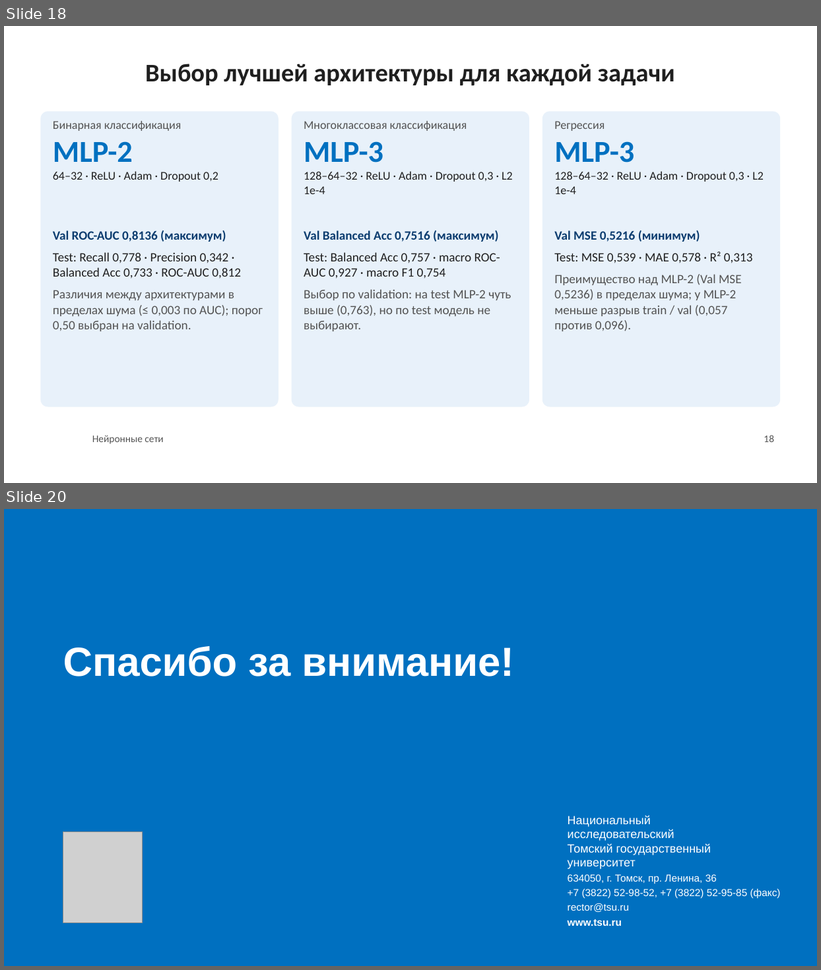
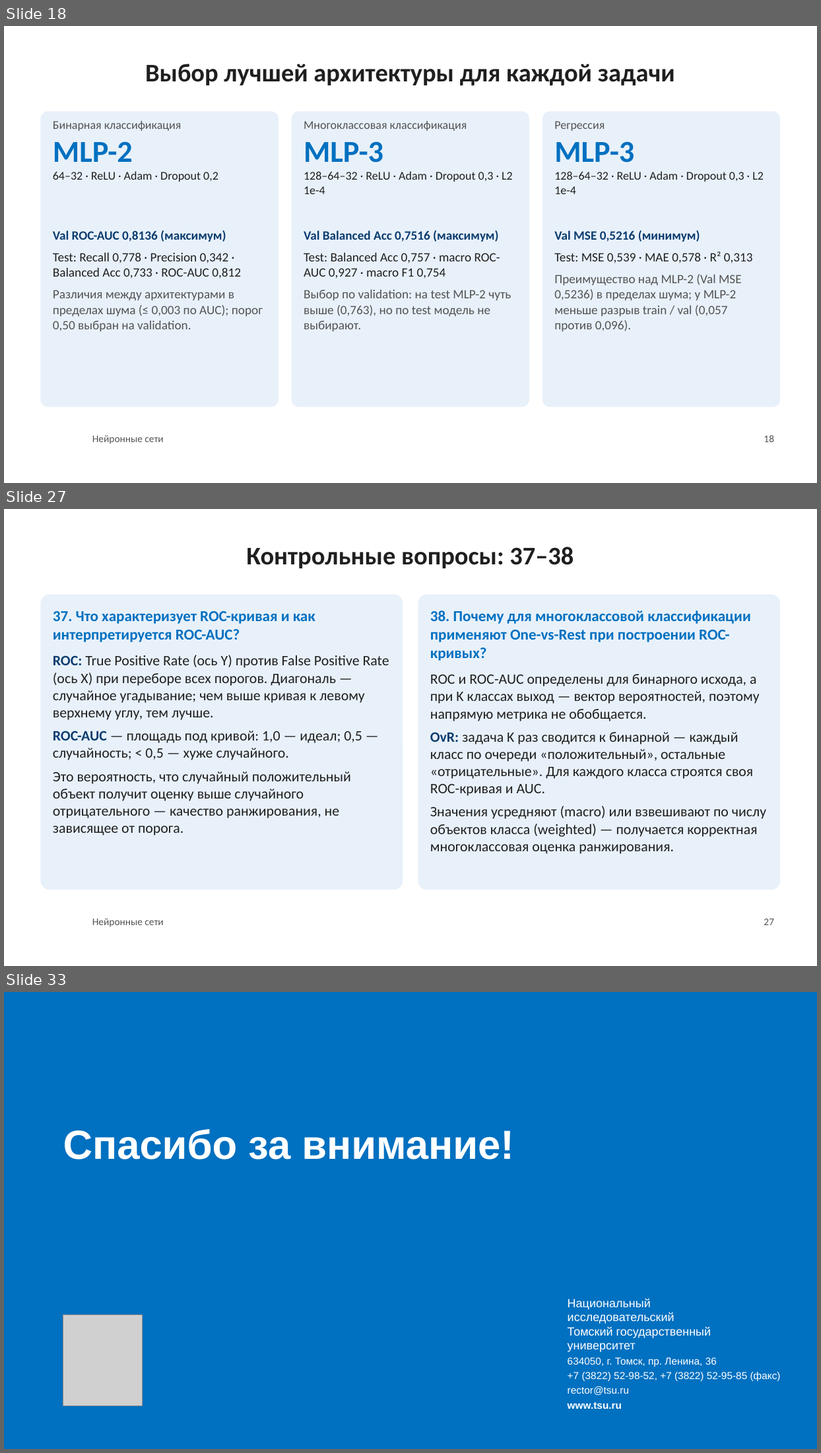
Before and after one commit to sergeydorof/neural_networks_labs, a slide deck: lab1/NN_Lab1_presentation.pptx. Shown one above the other, each under a label of ours: slides 18 and 20 before the commit, slides 18, 27 and 33 after it; the slides between them are not shown. The pictures are 821x970 and 821x1453 pixels, drawn with LibreOffice and Linux fonts; fonts in the diff are those of the drawing; grey boxes stand for pictures; background and template pictures are left out. Boxes give left, top, right and bottom in pixels: in the first picture for what was removed or moved away, otherwise in the second. Text is boxed around its words. In the diff, an @@ line names an element or a change of style, - is before the commit and + after.

```diff
--- a/lab1/NN_Lab1_presentation.pptx
+++ b/lab1/NN_Lab1_presentation.pptx
@@ slide 27 added at (4,509,817,966), background #FFFFFF; not listed: 1 template element that a slide beside it also shows @@
@@ title added at (246,547,574,568), 30 pt, text #1F1F1F, bold @@
+Контрольные вопросы: 37–38
@@ rounded rectangle added at (40,594,403,890), fill #E8F1FA @@
@@ rounded rectangle added at (418,594,781,890), fill #E8F1FA @@
@@ text added at (53,611,389,836), 17 pt, text #1F1F1F @@
+37. Что характеризует ROC-кривая и как интерпретируется ROC-AUC?
+ROC: True Positive Rate (ось Y) против False Positive Rate (ось X) при переборе всех порогов. Диагональ — случайное угадывание; чем выше кривая к левому верхнему углу, тем лучше.
+ROC-AUC — площадь под кривой: 1,0 — идеал; 0,5 — случайность; < 0,5 — хуже случайного.
+Это вероятность, что случайный положительный объект получит оценку выше случайного отрицательного — качество ранжирования, не зависящее от порога.
@@ text added at (430,611,766,854), 17 pt, text #1F1F1F @@
+38. Почему для многоклассовой классификации применяют One-vs-Rest при построении ROC-кривых?
+ROC и ROC-AUC определены для бинарного исхода, а при K классах выход — вектор вероятностей, поэтому напрямую метрика не обобщается.
+OvR: задача K раз сводится к бинарной — каждый класс по очереди «положительный», остальные «отрицательные». Для каждого класса строятся своя ROC-кривая и AUC.
+Значения усредняют (macro) или взвешивают по числу объектов класса (weighted) — получается корректная многоклассовая оценка ранжирования.
@@ page number added at (764,919,774,925), 12 pt, text #535353 @@
+27
@@ what was slide 20 is now slide 33 @@
```
Also in this commit, not shown: 1 slide changed, 12 other slides added, 5 other files.
